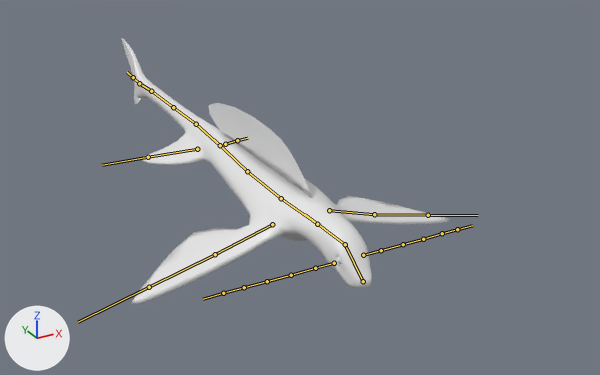
One commit to the FBX model Assets/Objects/Entity/Enemy/Mobile Enemy/Fish/ryugu-jo.fbx: the scene before it, then after it.
Rendered twice from a camera (50 mm lens) standing at (-2.08, -4.6, 2.04) and looking at (0.25, -0.36, -0.08). Every picture has the same lights, and +X, +Y and +Z are marked at lower left. The bones that bend it are drawn over the model as lines.
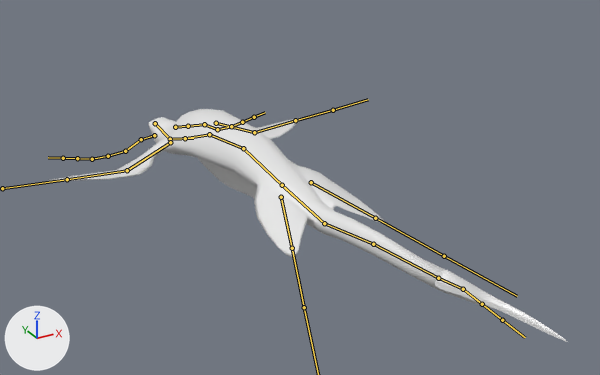
The newer file adds an action. The first version stands in its rest pose; the second is drawn at frame 10 of the action 'whisker5.L|whisker5.L|thud|thud'.

Where the change shows, as pixel boxes (x1, y1, x2, y2) in the pictures (600 x 375 px):
'Cube', no longer drawn: before (122, 39, 456, 303)
'Cube.001', now drawn: after (46, 109, 567, 342)
'Sphere.001', posed (not visible afterwards): before (337, 257, 342, 264)
bone 'Bone', root to tip: before (363, 281) to (345, 244); after (155, 123) to (170, 139)
bone 'Bone.003', root to tip: before (281, 198) to (247, 171); after (209, 134) to (243, 148)
bone 'Bone.004', root to tip: before (247, 171) to (213, 139); after (243, 148) to (292, 195)
bone 'Bone.006', root to tip: before (196, 124) to (173, 107); after (324, 223) to (373, 244)
bone 'Bone.007', root to tip: before (173, 107) to (151, 91); after (373, 244) to (438, 278)
bone 'Bone.008', root to tip: before (151, 91) to (139, 83); after (438, 278) to (463, 289)
bone 'Bone.009', root to tip: before (139, 83) to (133, 77); after (463, 289) to (482, 304)
bone 'lowerFinL.R', root to tip: before (197, 149) to (148, 157); after (281, 197) to (292, 248)
bone 'lowerFinL.L', root to tip: before (225, 144) to (237, 140); after (311, 182) to (375, 218)
bone 'upper finU.R', root to tip: before (272, 224) to (215, 254); after (170, 142) to (127, 170)
bone 'lowerFinU.R', root to tip: before (215, 254) to (149, 287); after (127, 170) to (67, 179)
bone 'upper finU.L', root to tip: before (329, 210) to (374, 214); after (216, 123) to (254, 132)
bone 'lowerFinU.L', root to tip: before (374, 214) to (428, 215); after (254, 132) to (295, 120)
bone 'whisker1.L', root to tip: before (363, 255) to (381, 250); after (175, 127) to (188, 126)
bone 'whisker2.L', root to tip: before (381, 250) to (403, 244); after (188, 126) to (204, 124)
bone 'Whisker3.L', root to tip: before (403, 244) to (423, 239); after (204, 124) to (217, 129)
bone 'whisker4.L', root to tip: before (423, 239) to (442, 233); after (217, 129) to (231, 126)
bone 'whisker5.L', root to tip: before (442, 233) to (457, 229); after (231, 126) to (242, 122)
bone 'whisker1.R', root to tip: before (334, 263) to (315, 268); after (154, 135) to (141, 139)
bone 'whisker2.R', root to tip: before (315, 268) to (291, 275); after (141, 139) to (125, 151)
bone 'Whisker3.R', root to tip: before (291, 275) to (267, 281); after (125, 151) to (108, 156)
bone 'whisker4.R', root to tip: before (267, 281) to (244, 287); after (108, 156) to (92, 159)
bone 'whisker5.R', root to tip: before (244, 287) to (223, 293); after (92, 159) to (77, 158)

The edits, one by one:
Bone 'Bone' (bone_bone) moves from (0.0, 0.0, 0.0) to (1.552, 2.247, -0.138).
Bone 'Bone' (bone_bone) turns from (0, 0, 0) to (10, 7, 163) degrees about its own x, y and z.
Bone 'Bone.003' (bone_bone_003) turns from (0, 0, 0) to (-1, 1, 12) degrees about its own x, y and z.
Bone 'Bone.004' (bone_bone_004) turns from (0, 0, 0) to (-1, 1, 16) degrees about its own x, y and z.
Bone 'Bone.006' (bone_bone_006) turns from (0, 0, 0) to (2, -1, -17) degrees about its own x, y and z.
Bone 'Bone.007' (bone_bone_007) turns from (0, 0, 0) to (0, 0, 4) degrees about its own x, y and z.
Bone 'Bone.008' (bone_bone_008) turns from (0, 0, 0) to (-21, 38, -32) degrees about its own x, y and z.
Bone 'Bone.009' (bone_bone_009) turns from (0, 0, 0) to (-8, 10, 3) degrees about its own x, y and z.
Bone 'lowerFinL.R' (bone_lowerfinl_r) turns from (0, 0, 0) to (9, 35, 24) degrees about its own x, y and z.
Bone 'lowerFinL.L' (bone_lowerfinl_l) turns from (0, 0, 0) to (-15, -40, 41) degrees about its own x, y and z.
Bone 'upper finU.R' (bone_upper_finu_r) turns from (0, 0, 0) to (-10, 6, 28) degrees about its own x, y and z.
Bone 'lowerFinU.R' (bone_lowerfinu_r) turns from (0, 0, 0) to (10, 2, -31) degrees about its own x, y and z.
Bone 'upper finU.L' (bone_upper_finu_l) turns from (0, 0, 0) to (18, 21, 58) degrees about its own x, y and z.
Bone 'lowerFinU.L' (bone_lowerfinu_l) turns from (0, 0, 0) to (2, -32, -29) degrees about its own x, y and z.
Bone 'whisker1.L' (bone_whisker1_l) moves from (0.0, 0.0, 0.0) to (-2.384, -0.176, -0.522).
Bone 'whisker1.L' (bone_whisker1_l) turns from (0, 0, 0) to (12, 165, 11) degrees about its own x, y and z.
Bone 'whisker2.L' (bone_whisker2_l) turns from (0, 0, 0) to (-2, 0, 0) degrees about its own x, y and z.
Bone 'Whisker3.L' (bone_whisker3_l) turns from (0, 0, 0) to (21, 3, -1) degrees about its own x, y and z.
Bone 'whisker4.L' (bone_whisker4_l) turns from (0, 0, 0) to (-26, -2, 3) degrees about its own x, y and z.
Bone 'whisker5.L' (bone_whisker5_l) turns from (0, 0, 0) to (-11, -1, 1) degrees about its own x, y and z.
Bone 'whisker1.R' (bone_whisker1_r) moves from (0.0, 0.0, 0.0) to (0.55, 0.055, 2.363).
Bone 'whisker1.R' (bone_whisker1_r) turns from (0, 0, 0) to (6, -163, -7) degrees about its own x, y and z.
Bone 'whisker2.R' (bone_whisker2_r) turns from (0, 0, 0) to (-1, 3, 19) degrees about its own x, y and z.
Bone 'Whisker3.R' (bone_whisker3_r) turns from (0, 0, 0) to (2, -2, -22) degrees about its own x, y and z.
Bone 'whisker4.R' (bone_whisker4_r) turns from (0, 0, 0) to (1, -1, -5) degrees about its own x, y and z.
Bone 'whisker5.R' (bone_whisker5_r) turns from (0, 0, 0) to (1, -1, -13) degrees about its own x, y and z.
